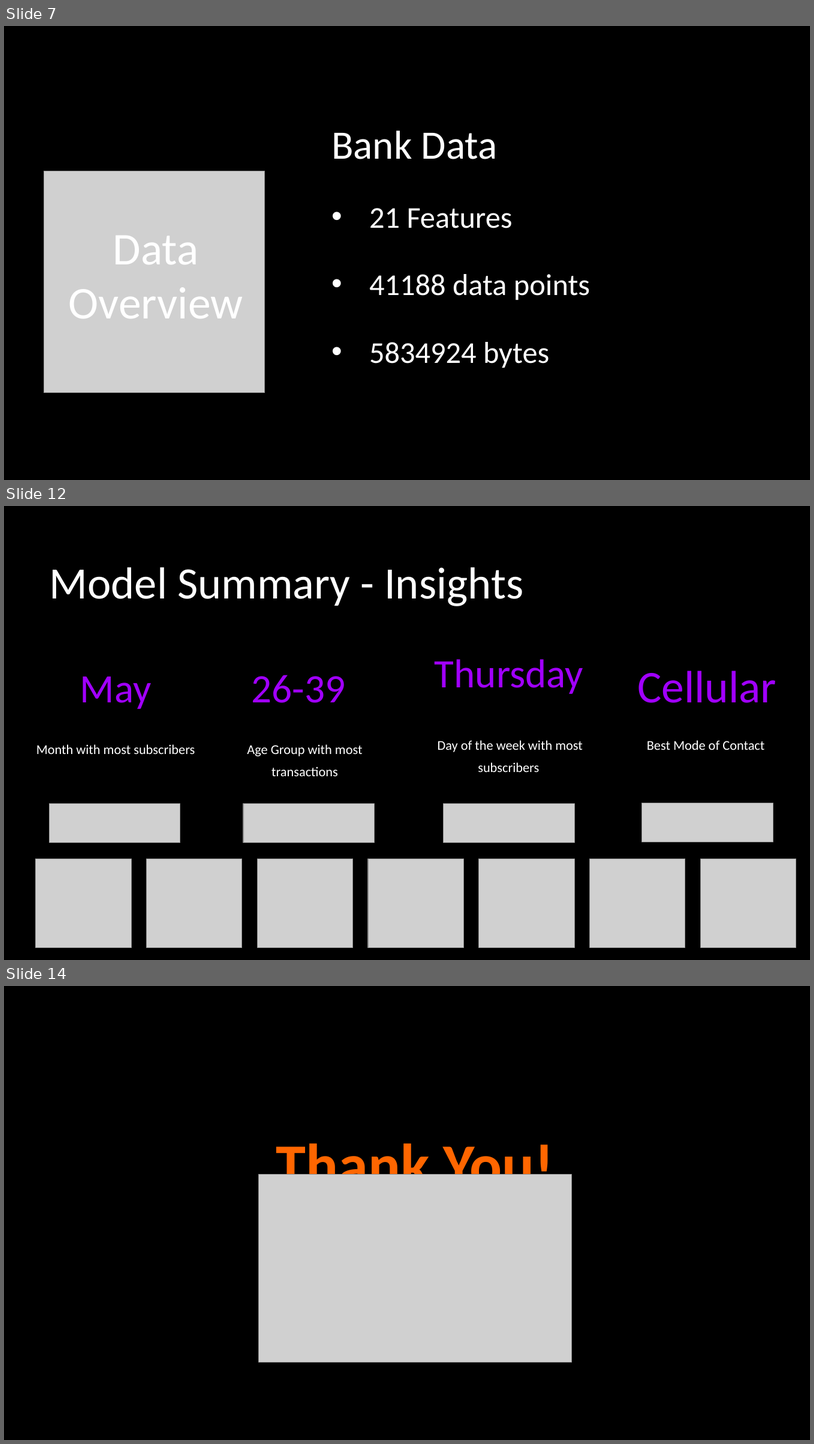
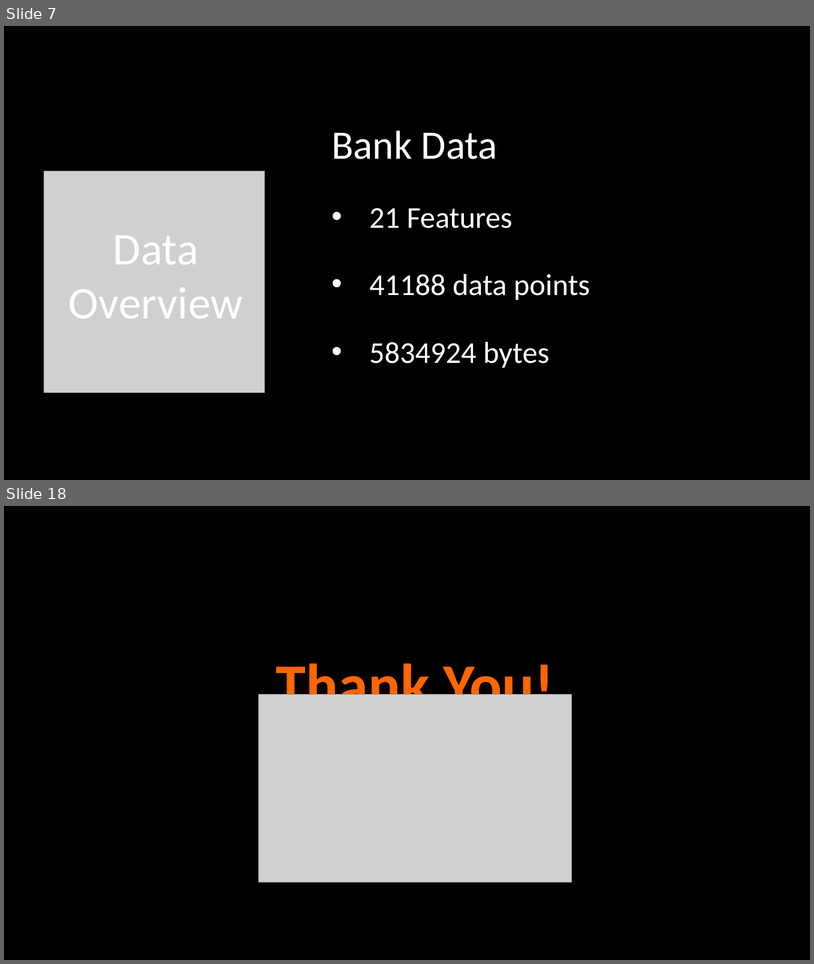
Before and after one commit to taimoorRazi/Bank-Marketing-Project, a slide deck: Week 13 - Final week/Bank Marketing Campaign Presentation.pptx. Shown one above the other, each under a label of ours: slides 7, 12 and 14 before the commit, slides 7 and 18 after it; the slides between them are not shown. The pictures are 814x1444 and 814x964 pixels, drawn with LibreOffice and Linux fonts; fonts in the diff are those of the drawing; grey boxes stand for pictures. Boxes give left, top, right and bottom in pixels: in the first picture for what was removed or moved away, otherwise in the second. Text is boxed around its words. In the diff, an @@ line names an element or a change of style, - is before the commit and + after.

Commit message:
Week 13 - Final report and Presentation

```diff
--- a/Week 13 - Final week/Bank Marketing Campaign Presentation.pptx
+++ b/Week 13 - Final week/Bank Marketing Campaign Presentation.pptx
@@ slide 12 removed at (4, 506, 810, 960), background #000000 @@
@@ text removed at (50, 567, 524, 606) @@
-Model Summary - Insights
@@ text removed at (435, 659, 584, 694) @@
-Thursday
@@ text removed at (80, 676, 152, 709) @@
-May
@@ text removed at (252, 675, 346, 703) @@
-26-39
@@ text removed at (638, 670, 777, 703) @@
-Cellular
@@ text removed at (36, 744, 195, 754) @@
-Month with most subscribers
@@ text removed at (247, 744, 363, 776) @@
-Age Group with most transactions
@@ text removed at (438, 740, 583, 772) @@
-Day of the week with most subscribers
@@ text removed at (647, 740, 765, 750) @@
-Best Mode of Contact
@@ picture removed at (50, 804, 180, 843) @@
@@ picture removed at (243, 804, 375, 843) @@
@@ picture removed at (444, 804, 575, 843) @@
@@ picture removed at (642, 803, 773, 842) @@
@@ group removed at (35, 858, 797, 947): 7 pictures @@
@@ what was slide 14 is now slide 18 @@
```
Also in this commit, not shown: 1 slide changed, 9 slides added, 4 other slides removed, 1 other file.
